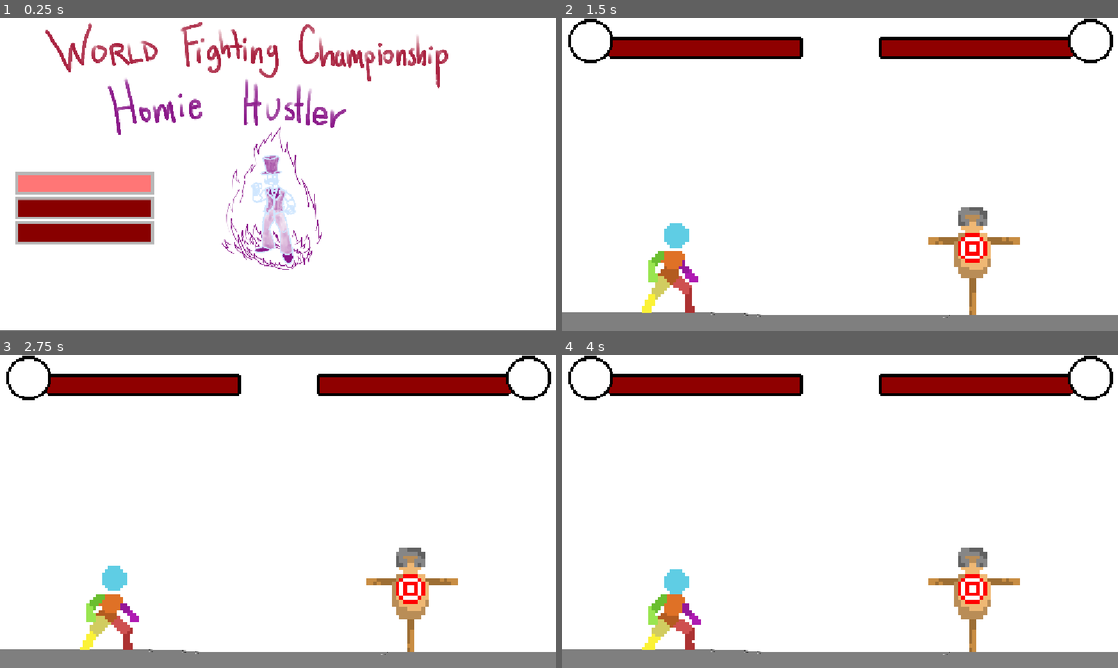
Above: before the commit, frames 1-4 (two rows, left to right).
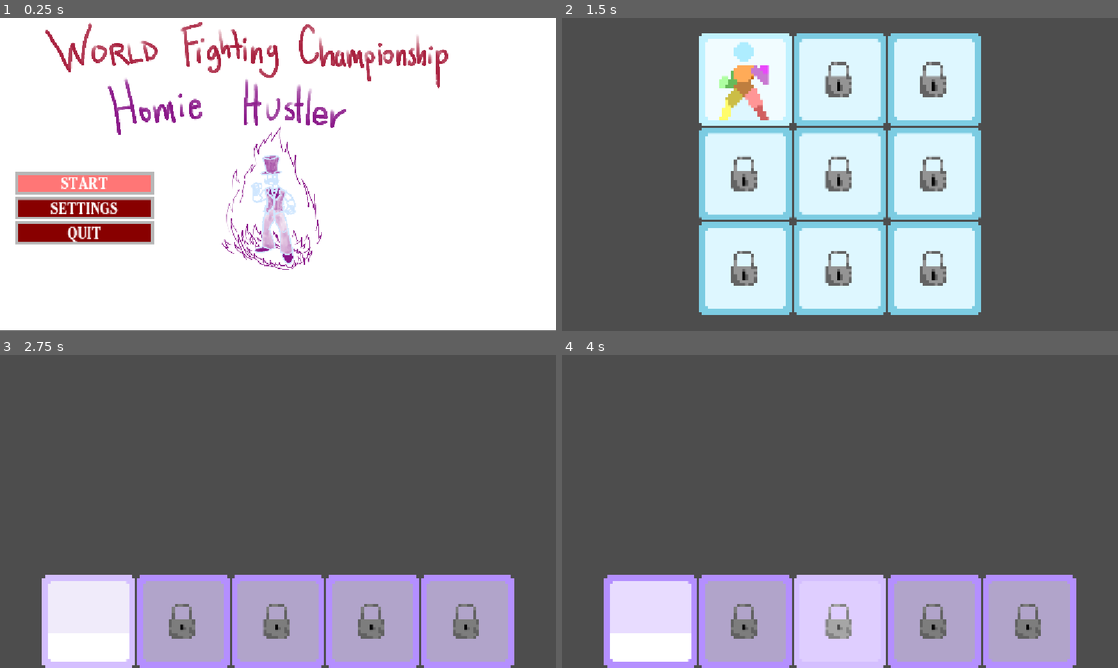
Above: after the commit, the same moments.

Repository: TopHat407/WFC-Homie-Hustler
Game: Godot game, scene res://interface/menus/scenes/menu.tscn
Same seed, same stepped clock (60 frames per second), same inputs: the game is played once before the commit and once after it.
Inputs (mouse positions are in pixels of both pictures, inside the frame that each line leads up to):
- Up to frame 1 (0.25 s): no input
- Up to frame 2 (1.5 s): click (645, 208) at 0.5 s; click (645, 183) at 1.25 s
- Up to frame 3 (2.75 s): click (183, 417) at 2.02 s
- Up to frame 4 (4 s): click (745, 621) at 2.77 s; click (840, 621) at 3.52 s

The runs differ from the first frame. In frame 1, 0.6% of the frame differs, in the area x 9-22%, y 50-72%; in frame 2, 98%; in frame 3, 98%; in frame 4, 99%, in the area x 0-100%, y 0-100%.

Commit message:
character select and stage select added with controller functionality included

Diff:
--- a/entities/characters/debug test character/scenes/player.tscn
+++ b/entities/characters/debug test character/scenes/player.tscn
@@ -585,6 +585,7 @@
 autoplay = "idle"
 
 [node name="CollisionShape2D" type="CollisionShape2D" parent="." unique_id=1191701007]
+visible = false
 position = Vector2(0, 6)
 shape = SubResource("CapsuleShape2D_veh22")
 
@@ -639,6 +640,7 @@
 metadata/_custom_type_script = "uid://bg4o10x76yv3q"
 
 [node name="Area2D" type="Area2D" parent="." unique_id=583680557]
+visible = false
 collision_mask = 0
 
 [node name="CollisionShape2D" type="CollisionShape2D" parent="Area2D" unique_id=290581358]
--- /dev/null
+++ b/global/globals.gd
@@ -0,0 +1 @@
+extends Node
--- /dev/null
+++ b/interface/menus/scenes/character_select.tscn
@@ -0,0 +1,119 @@
+[gd_scene format=3 uid="uid://v38u6o201q60"]
+
+[ext_resource type="Script" uid="uid://cdx71d2c806i8" path="res://interface/menus/scripts/character_select.gd" id="1_fyih3"]
+[ext_resource type="Texture2D" uid="uid://c6pg8rsplwl0b" path="res://interface/menus/assets/Prototype Character UI.png" id="1_yudta"]
+[ext_resource type="Texture2D" uid="uid://dh3ewn741liku" path="res://interface/menus/assets/Locked Character UI.png" id="2_a7fhx"]
+[ext_resource type="Texture2D" uid="uid://dqmvacnnfggwt" path="res://interface/menus/assets/Prototype Character UI Pressed.png" id="2_vm4e8"]
+[ext_resource type="Texture2D" uid="uid://dmof5abhlapnh" path="res://interface/menus/assets/Prototype Character UI Hover.png" id="3_fyih3"]
+[ext_resource type="Texture2D" uid="uid://e5ys8dgqsb6v" path="res://interface/menus/assets/Locked Character UI Pressed.png" id="5_33wcn"]
+[ext_resource type="Texture2D" uid="uid://dlmaa2yxixpr5" path="res://interface/menus/assets/Locked Character UI Hover.png" id="6_gl8y2"]
+
+[node name="CharacterSelect" type="CanvasLayer" unique_id=1424743061]
+script = ExtResource("1_fyih3")
+
+[node name="VBoxContainer" type="VBoxContainer" parent="." unique_id=1258976117]
+anchors_preset = 13
+anchor_left = 0.5
+anchor_right = 0.5
+anchor_bottom = 1.0
+offset_left = -292.0
+offset_top = 31.0
+offset_right = 292.0
+grow_horizontal = 2
+grow_vertical = 2
+
+[node name="HBoxContainer" type="HBoxContainer" parent="VBoxContainer" unique_id=1996477744]
+layout_mode = 2
+
+[node name="Character1" type="TextureButton" parent="VBoxContainer/HBoxContainer" unique_id=1961550546]
+unique_name_in_owner = true
+layout_mode = 2
+focus_neighbor_left = NodePath("../Character3")
+focus_neighbor_top = NodePath("../../HBoxContainer3/Character7")
+focus_neighbor_right = NodePath("../Character2")
+focus_neighbor_bottom = NodePath("../../HBoxContainer2/Character4")
+focus_next = NodePath("../Character2")
+focus_previous = NodePath("../../HBoxContainer3/Character9")
+texture_normal = ExtResource("1_yudta")
+texture_pressed = ExtResource("2_vm4e8")
+texture_hover = ExtResource("3_fyih3")
+texture_focused = ExtResource("3_fyih3")
+
+[node name="Character2" type="TextureButton" parent="VBoxContainer/HBoxContainer" unique_id=1491085784]
+layout_mode = 2
+focus_neighbor_left = NodePath("../Character1")
+focus_neighbor_top = NodePath("../../HBoxContainer3/Character8")
+focus_neighbor_right = NodePath("../Character3")
+focus_neighbor_bottom = NodePath("../../HBoxContainer2/Character5")
+focus_next = NodePath("../Character3")
+focus_previous = NodePath("../Character1")
+texture_normal = ExtResource("2_a7fhx")
+texture_pressed = ExtResource("5_33wcn")
+texture_hover = ExtResource("6_gl8y2")
+texture_focused = ExtResource("6_gl8y2")
+
+[node name="Character3" type="TextureButton" parent="VBoxContainer/HBoxContainer" unique_id=1807564678]
+layout_mode = 2
+focus_neighbor_top = NodePath("../../HBoxContainer3/Character9")
+focus_neighbor_right = NodePath("../Character1")
+texture_normal = ExtResource("2_a7fhx")
+texture_pressed = ExtResource("5_33wcn")
+texture_hover = ExtResource("6_gl8y2")
+texture_focused = ExtResource("6_gl8y2")
+
+[node name="HBoxContainer2" type="HBoxContainer" parent="VBoxContainer" unique_id=1031005586]
+layout_mode = 2
+
+[node name="Character4" type="TextureButton" parent="VBoxContainer/HBoxContainer2" unique_id=321109965]
+layout_mode = 2
+focus_neighbor_left = NodePath("../Character6")
+texture_normal = ExtResource("2_a7fhx")
+texture_pressed = ExtResource("5_33wcn")
+texture_hover = ExtResource("6_gl8y2")
+texture_focused = ExtResource("6_gl8y2")
+
+[node name="Character5" type="TextureButton" parent="VBoxContainer/HBoxContainer2" unique_id=1914675996]
+layout_mode = 2
+texture_normal = ExtResource("2_a7fhx")
+texture_pressed = ExtResource("5_33wcn")
+texture_hover = ExtResource("6_gl8y2")
+texture_focused = ExtResource("6_gl8y2")
+
+[node name="Character6" type="TextureButton" parent="VBoxContainer/HBoxContainer2" unique_id=214676399]
+layout_mode = 2
+focus_neighbor_right = NodePath("../Character4")
+texture_normal = ExtResource("2_a7fhx")
+texture_pressed = ExtResource("5_33wcn")
+texture_hover = ExtResource("6_gl8y2")
+texture_focused = ExtResource("6_gl8y2")
+
+[node name="HBoxContainer3" type="HBoxContainer" parent="VBoxContainer" unique_id=2105645599]
+layout_mode = 2
+
+[node name="Character7" type="TextureButton" parent="VBoxContainer/HBoxContainer3" unique_id=44101427]
+layout_mode = 2
+focus_neighbor_left = NodePath("../Character9")
+focus_neighbor_bottom = NodePath("../../HBoxContainer/Character1")
+texture_normal = ExtResource("2_a7fhx")
+texture_pressed = ExtResource("5_33wcn")
+texture_hover = ExtResource("6_gl8y2")
+texture_focused = ExtResource("6_gl8y2")
+
+[node name="Character8" type="TextureButton" parent="VBoxContainer/HBoxContainer3" unique_id=1717450740]
+layout_mode = 2
+focus_neighbor_bottom = NodePath("../../HBoxContainer/Character2")
+texture_normal = ExtResource("2_a7fhx")
+texture_pressed = ExtResource("5_33wcn")
+texture_hover = ExtResource("6_gl8y2")
+texture_focused = ExtResource("6_gl8y2")
+
+[node name="Character9" type="TextureButton" parent="VBoxContainer/HBoxContainer3" unique_id=1652019436]
+layout_mode = 2
+focus_neighbor_right = NodePath("../Character7")
+focus_neighbor_bottom = NodePath("../../HBoxContainer/Character3")
+texture_normal = ExtResource("2_a7fhx")
+texture_pressed = ExtResource("5_33wcn")
+texture_hover = ExtResource("6_gl8y2")
+texture_focused = ExtResource("6_gl8y2")
+
+[connection signal="pressed" from="VBoxContainer/HBoxContainer/Character1" to="." method="_on_character_1_pressed"]
--- a/interface/menus/scenes/menu.tscn
+++ b/interface/menus/scenes/menu.tscn
@@ -3,6 +3,7 @@
 [ext_resource type="Script" uid="uid://brj81x4q7jm2j" path="res://interface/menus/scripts/menu.gd" id="1_a1rot"]
 [ext_resource type="Texture2D" uid="uid://d3lj340lql0b2" path="res://assets/Miscellaneous  Art/Menu Screen.png" id="2_is23q"]
 [ext_resource type="Texture2D" uid="uid://bxurljx4k7dcv" path="res://interface/menus/assets/buttons.png" id="3_1eaoj"]
+[ext_resource type="FontFile" uid="uid://bq3jv7yoboe21" path="res://assets/fonts/Cheltenham Condensed Bold.ttf" id="4_is23q"]
 
 [sub_resource type="AtlasTexture" id="AtlasTexture_yetup"]
 atlas = ExtResource("3_1eaoj")
@@ -87,6 +88,19 @@
 texture_hover = SubResource("AtlasTexture_7n11x")
 texture_focused = SubResource("AtlasTexture_a1rot")
 
+[node name="START" type="Label" parent="MenuButtons/StartButton" unique_id=402516468]
+layout_mode = 1
+anchors_preset = 15
+anchor_right = 1.0
+anchor_bottom = 1.0
+grow_horizontal = 2
+grow_vertical = 2
+theme_override_fonts/font = ExtResource("4_is23q")
+theme_override_font_sizes/font_size = 32
+text = "START"
+horizontal_alignment = 1
+vertical_alignment = 1
+
 [node name="SettingsButton" type="TextureButton" parent="MenuButtons" unique_id=1125819620]
 layout_mode = 2
 focus_neighbor_top = NodePath("../StartButton")
@@ -95,6 +109,19 @@
 texture_pressed = SubResource("AtlasTexture_i0nej")
 texture_hover = SubResource("AtlasTexture_m3wix")
 texture_focused = SubResource("AtlasTexture_is23q")
+
+[node name="SETTINGS" type="Label" parent="MenuButtons/SettingsButton" unique_id=1587217986]
+layout_mode = 1
+anchors_preset = 15
+anchor_right = 1.0
+anchor_bottom = 1.0
+grow_horizontal = 2
+grow_vertical = 2
+theme_override_fonts/font = ExtResource("4_is23q")
+theme_override_font_sizes/font_size = 32
+text = "SETTINGS"
+horizontal_alignment = 1
+vertical_alignment = 1
 
 [node name="QuitButton" type="TextureButton" parent="MenuButtons" unique_id=1754081680]
 layout_mode = 2
@@ -105,6 +132,19 @@
 texture_hover = SubResource("AtlasTexture_pji8c")
 texture_focused = SubResource("AtlasTexture_1eaoj")
 
+[node name="QUIT" type="Label" parent="MenuButtons/QuitButton" unique_id=1815533014]
+layout_mode = 1
+anchors_preset = 15
+anchor_right = 1.0
+anchor_bottom = 1.0
+grow_horizontal = 2
+grow_vertical = 2
+theme_override_fonts/font = ExtResource("4_is23q")
+theme_override_font_sizes/font_size = 32
+text = "QUIT"
+horizontal_alignment = 1
+vertical_alignment = 1
+
 [connection signal="pressed" from="MenuButtons/StartButton" to="." method="_on_start_button_pressed"]
 [connection signal="pressed" from="MenuButtons/SettingsButton" to="." method="_on_settings_button_pressed"]
 [connection signal="pressed" from="MenuButtons/QuitButton" to="." method="_on_quit_button_pressed"]
--- /dev/null
+++ b/interface/menus/scenes/stage_select.tscn
@@ -0,0 +1,64 @@
+[gd_scene format=3 uid="uid://cp3yx2coekjnm"]
+
+[ext_resource type="Script" uid="uid://bclrrriw43psa" path="res://interface/menus/scripts/stage_select.gd" id="1_5dmii"]
+[ext_resource type="Texture2D" uid="uid://b7u4jnlni3m5r" path="res://interface/menus/assets/Prototype Stage UI.png" id="1_fdixb"]
+[ext_resource type="Texture2D" uid="uid://c800kanoxhwp8" path="res://interface/menus/assets/Locked Stage UI.png" id="2_6i14v"]
+[ext_resource type="Texture2D" uid="uid://dwfrjms2frgmr" path="res://interface/menus/assets/Prototype Stage UI Pressed.png" id="2_060h0"]
+[ext_resource type="Texture2D" uid="uid://f8guj2rqtwsp" path="res://interface/menus/assets/Prototype Stage UI Hover.png" id="3_5dmii"]
+[ext_resource type="Texture2D" uid="uid://dgia6px1cmjfm" path="res://interface/menus/assets/Locked Stage UI Pressed.png" id="5_0dktv"]
+[ext_resource type="Texture2D" uid="uid://bkrawpaajl5kh" path="res://interface/menus/assets/Locked Stage UI Hover.png" id="6_ykam8"]
+
+[node name="StageSelect" type="CanvasLayer" unique_id=1503700667]
+script = ExtResource("1_5dmii")
+
+[node name="HBoxContainer" type="HBoxContainer" parent="." unique_id=1886424825]
+anchors_preset = 7
+anchor_left = 0.5
+anchor_top = 1.0
+anchor_right = 0.5
+anchor_bottom = 1.0
+offset_left = -488.0
+offset_top = -192.0
+offset_right = 488.0
+grow_horizontal = 2
+grow_vertical = 0
+
+[node name="Stage1" type="TextureButton" parent="HBoxContainer" unique_id=1665666238]
+unique_name_in_owner = true
+layout_mode = 2
+focus_neighbor_left = NodePath("../Stage5")
+texture_normal = ExtResource("1_fdixb")
+texture_pressed = ExtResource("2_060h0")
+texture_hover = ExtResource("3_5dmii")
+texture_focused = ExtResource("3_5dmii")
+
+[node name="Stage2" type="TextureButton" parent="HBoxContainer" unique_id=2066102530]
+layout_mode = 2
+texture_normal = ExtResource("2_6i14v")
+texture_pressed = ExtResource("5_0dktv")
+texture_hover = ExtResource("6_ykam8")
+texture_focused = ExtResource("6_ykam8")
+
+[node name="Stage3" type="TextureButton" parent="HBoxContainer" unique_id=322700423]
+layout_mode = 2
+texture_normal = ExtResource("2_6i14v")
+texture_pressed = ExtResource("5_0dktv")
+texture_hover = ExtResource("6_ykam8")
+texture_focused = ExtResource("6_ykam8")
+
+[node name="Stage4" type="TextureButton" parent="HBoxContainer" unique_id=1940305029]
+layout_mode = 2
+texture_normal = ExtResource("2_6i14v")
+texture_pressed = ExtResource("5_0dktv")
+texture_hover = ExtResource("6_ykam8")
+texture_focused = ExtResource("6_ykam8")
+
+[node name="Stage5" type="TextureButton" parent="HBoxContainer" unique_id=1010206366]
+layout_mode = 2
+focus_neighbor_right = NodePath("../Stage1")
+texture_normal = ExtResource("2_6i14v")
+texture_pressed = ExtResource("5_0dktv")
+texture_hover = ExtResource("6_ykam8")
+texture_focused = ExtResource("6_ykam8")
+
+[connection signal="pressed" from="HBoxContainer/Stage1" to="." method="_on_stage_1_pressed"]
--- /dev/null
+++ b/interface/menus/scripts/character_select.gd
@@ -0,0 +1,10 @@
+extends CanvasLayer
+
+signal character1
+
+func _ready() -> void:
+	%Character1.call_deferred("grab_focus")
+
+func _on_character_1_pressed() -> void:
+	character1.emit()
+	get_tree().change_scene_to_file("res://interface/menus/scenes/stage_select.tscn")
--- a/interface/menus/scripts/menu.gd
+++ b/interface/menus/scripts/menu.gd
@@ -5,7 +5,7 @@
 	%StartButton.call_deferred("grab_focus")
 
 func _on_start_button_pressed() -> void:
-	get_tree().change_scene_to_file("res://levels/test_scenes/2d_test_scene.tscn")
+	get_tree().change_scene_to_file("res://interface/menus/scenes/character_select.tscn")
 
 
 func _on_settings_button_pressed() -> void:
--- /dev/null
+++ b/interface/menus/scripts/stage_select.gd
@@ -0,0 +1,10 @@
+extends CanvasLayer
+
+signal stage1
+
+func _ready() -> void:
+	%Stage1.call_deferred("grab_focus")
+
+func _on_stage_1_pressed() -> void:
+	stage1.emit()
+	get_tree().change_scene_to_file("res://levels/test_scenes/2d_test_scene.tscn")
--- a/project.godot
+++ b/project.godot
@@ -14,6 +14,10 @@
 run/main_scene="uid://bri2dpr2ks4v4"
 config/features=PackedStringArray("4.6", "Forward Plus")
 config/icon="res://icon.svg"
+
+[autoload]
+
+globals="*uid://cjmnkcktt1rw0"
 
 [display]
 
Not shown, added: global/globals.gd.uid
Binary file added: interface/menus/assets/Locked Character UI Hover.png
Not shown, added: interface/menus/assets/Locked Character UI Hover.png.import
Binary file added: interface/menus/assets/Locked Character UI Pressed.png
Not shown, added: interface/menus/assets/Locked Character UI Pressed.png.import
Binary file added: interface/menus/assets/Locked Character UI.png
Not shown, added: interface/menus/assets/Locked Character UI.png.import
Binary file added: interface/menus/assets/Locked Stage UI Hover.png
Not shown, added: interface/menus/assets/Locked Stage UI Hover.png.import
Binary file added: interface/menus/assets/Locked Stage UI Pressed.png
Not shown, added: interface/menus/assets/Locked Stage UI Pressed.png.import
Binary file added: interface/menus/assets/Locked Stage UI.png
(and 15 more such lines)
